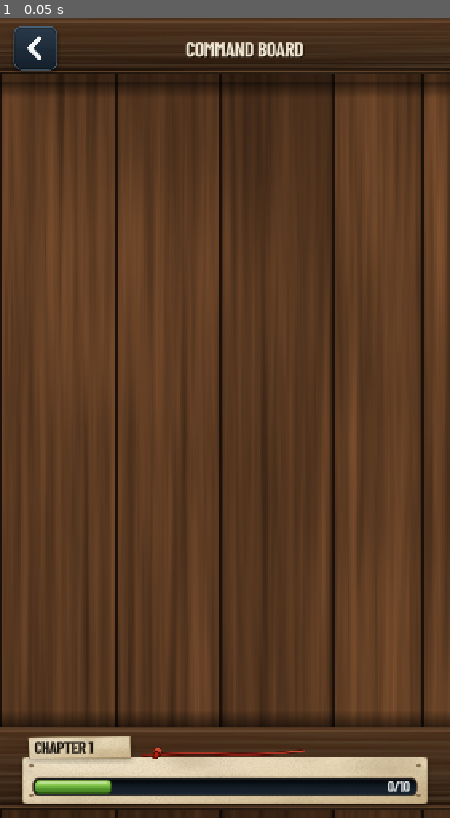
Above: before the commit, frame 1.
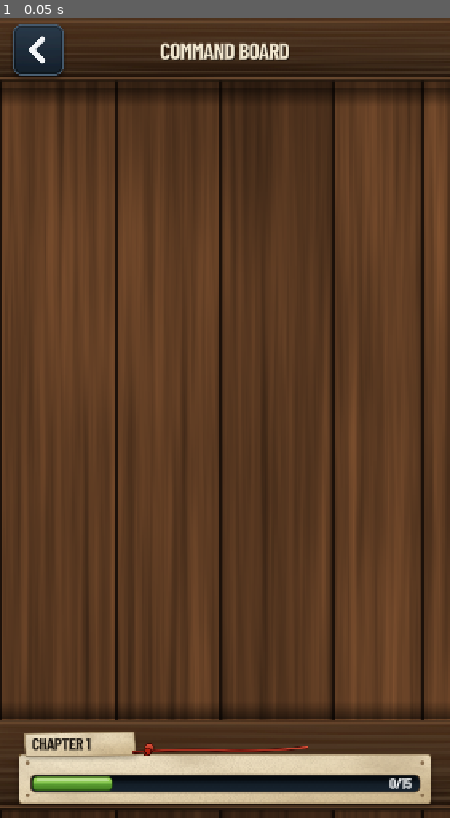
Above: after the commit, the same moment.

Repository: phantompixel-developer/FortKnocks
Game: Godot game, scene res://game/campaign/command_board.tscn
Same seed, same stepped clock (60 frames per second), same inputs: the game is played once before the commit and once after it. This scene is started directly instead of the project's main scene.
Inputs:
- Up to frame 1 (0.05 s): no input

The runs differ from the first frame. In frame 1, 5.1% of the frame differs, in the area x 0-100%, y 0-99%.

Commit message:
fix: restore authored Command Board frame geometry

Diff:
--- a/game/campaign/command_board.tscn
+++ b/game/campaign/command_board.tscn
@@ -53,13 +53,13 @@
 anchors_preset = 15
 anchor_right = 1.0
 anchor_bottom = 1.0
-offset_top = 102.0
-offset_bottom = -146.0
+offset_top = 113.333
+offset_bottom = -157.333
 grow_horizontal = 2
 grow_vertical = 2
 horizontal_scroll_mode = 0
 vertical_scroll_mode = 3
-scroll_deadzone = 10
+scroll_deadzone = 9
 
 [node name="BoardHolder" type="Control" parent="Design/Scroll"]
 unique_name_in_owner = true
@@ -76,10 +76,12 @@
 
 [node name="EdgeTop" type="TextureRect" parent="Design"]
 unique_name_in_owner = true
-layout_mode = 0
-offset_top = 102.0
-offset_right = 720.0
-offset_bottom = 129.0
+layout_mode = 1
+anchors_preset = 10
+anchor_right = 1.0
+offset_top = 113.333
+offset_bottom = 142.667
+grow_horizontal = 2
 mouse_filter = 2
 texture = ExtResource("3_edge")
 texture_filter = 2
@@ -92,8 +94,8 @@
 anchor_top = 1.0
 anchor_right = 1.0
 anchor_bottom = 1.0
-offset_top = -173.0
-offset_bottom = -146.0
+offset_top = -186.667
+offset_bottom = -157.333
 grow_horizontal = 2
 grow_vertical = 0
 mouse_filter = 2
@@ -104,9 +106,11 @@
 
 [node name="TopRail" type="NinePatchRect" parent="Design"]
 unique_name_in_owner = true
-layout_mode = 0
-offset_right = 720.0
-offset_bottom = 102.0
+layout_mode = 1
+anchors_preset = 10
+anchor_right = 1.0
+offset_bottom = 113.333
+grow_horizontal = 2
 texture = ExtResource("4_rail")
 texture_filter = 2
 patch_margin_left = 14
@@ -116,22 +120,25 @@
 
 [node name="TopContent" type="Control" parent="Design"]
 unique_name_in_owner = true
-layout_mode = 0
-offset_right = 720.0
-offset_bottom = 98.0
+layout_mode = 1
+anchors_preset = 10
+anchor_right = 1.0
+offset_bottom = 105.333
+grow_horizontal = 2
 mouse_filter = 2
 
 [node name="Title" type="Label" parent="Design/TopContent"]
 unique_name_in_owner = true
-layout_mode = 0
-offset_left = 123.0
-offset_top = 10.0
-offset_right = 660.0
-offset_bottom = 91.0
+layout_mode = 1
+anchors_preset = 15
+anchor_right = 1.0
+anchor_bottom = 1.0
+grow_horizontal = 2
+grow_vertical = 2
 theme_override_colors/font_color = Color(0.95, 0.91, 0.82, 1)
 theme_override_colors/font_shadow_color = Color(0, 0, 0, 0.52)
 theme_override_constants/shadow_offset_y = 2
-theme_override_font_sizes/font_size = 31
+theme_override_font_sizes/font_size = 34
 text = "COMMAND BOARD"
 horizontal_alignment = 1
 vertical_alignment = 1
@@ -139,10 +146,10 @@
 [node name="BackButton" type="TextureButton" parent="Design/TopContent"]
 unique_name_in_owner = true
 layout_mode = 0
-offset_left = 18.0
-offset_top = 7.0
-offset_right = 96.0
-offset_bottom = 94.0
+offset_left = 16.0
+offset_top = 6.667
+offset_right = 106.667
+offset_bottom = 100.0
 focus_mode = 0
 texture_normal = ExtResource("5_back")
 texture_pressed = ExtResource("6_back_p")
@@ -156,7 +163,7 @@
 anchor_top = 1.0
 anchor_right = 1.0
 anchor_bottom = 1.0
-offset_top = -146.0
+offset_top = -157.333
 grow_horizontal = 2
 grow_vertical = 0
 
@@ -186,11 +193,16 @@
 mouse_filter = 2
 
 [node name="Panel" type="NinePatchRect" parent="Design/Hud/HudContent"]
-layout_mode = 0
-offset_left = 26.0
-offset_top = 40.0
-offset_right = 694.0
-offset_bottom = 135.0
+layout_mode = 1
+anchors_preset = 15
+anchor_right = 1.0
+anchor_bottom = 1.0
+offset_left = 20.0
+offset_top = 46.667
+offset_right = -20.0
+offset_bottom = -12.0
+grow_horizontal = 2
+grow_vertical = 2
 mouse_filter = 2
 texture = ExtResource("7_panel")
 texture_filter = 2
@@ -201,11 +213,14 @@
 
 [node name="Track" type="NinePatchRect" parent="Design/Hud/HudContent/Panel"]
 unique_name_in_owner = true
-layout_mode = 0
-offset_left = 25.0
-offset_top = 40.0
-offset_right = 643.0
-offset_bottom = 72.0
+layout_mode = 1
+anchors_preset = 10
+anchor_right = 1.0
+offset_left = 26.667
+offset_top = 38.667
+offset_right = -26.667
+offset_bottom = 70.667
+grow_horizontal = 2
 mouse_filter = 2
 texture = ExtResource("8_track")
 texture_filter = 2
@@ -219,7 +234,7 @@
 layout_mode = 0
 offset_left = 4.0
 offset_top = 4.0
-offset_right = 128.0
+offset_right = 133.333
 offset_bottom = 28.0
 mouse_filter = 2
 texture = ExtResource("9_fill")
@@ -235,22 +250,23 @@
 anchors_preset = 15
 anchor_right = 1.0
 anchor_bottom = 1.0
-offset_right = -13.0
+offset_right = -14.667
+offset_top = -1.333
 grow_horizontal = 2
 grow_vertical = 2
 theme_override_colors/font_color = Color(0.95, 0.96, 0.965, 1)
 theme_override_colors/font_shadow_color = Color(0, 0, 0, 0)
 theme_override_font_sizes/font_size = 22
-text = "0/10"
+text = "0/15"
 horizontal_alignment = 2
 vertical_alignment = 1
 
 [node name="Tab" type="NinePatchRect" parent="Design/Hud/HudContent"]
 layout_mode = 0
-offset_left = 37.0
-offset_top = 8.0
-offset_right = 218.0
-offset_bottom = 60.0
+offset_left = 30.667
+offset_top = 12.0
+offset_right = 224.0
+offset_bottom = 66.667
 mouse_filter = 2
 texture = ExtResource("10_tab")
 texture_filter = 2
@@ -265,8 +281,8 @@
 anchors_preset = 15
 anchor_right = 1.0
 anchor_bottom = 1.0
-offset_left = 18.0
-offset_right = -6.0
+offset_left = 20.0
+offset_top = -1.333
 grow_horizontal = 2
 grow_vertical = 2
 theme_override_colors/font_color = Color(0.106, 0.086, 0.063, 1)
@@ -277,10 +293,10 @@
 
 [node name="Knot" type="TextureRect" parent="Design/Hud/HudContent"]
 layout_mode = 0
-offset_left = 208.0
-offset_top = 25.0
-offset_right = 507.0
-offset_bottom = 62.0
+offset_left = 213.333
+offset_top = 29.333
+offset_right = 493.333
+offset_bottom = 69.333
 mouse_filter = 2
 texture = ExtResource("11_knot")
 texture_filter = 2
